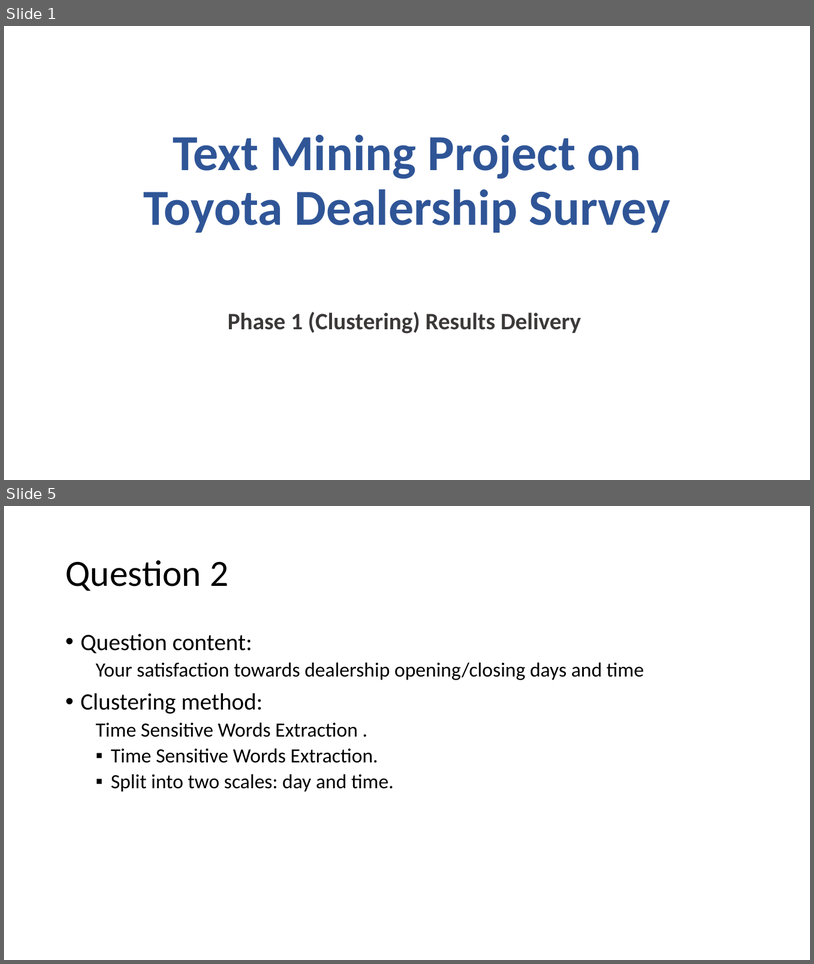
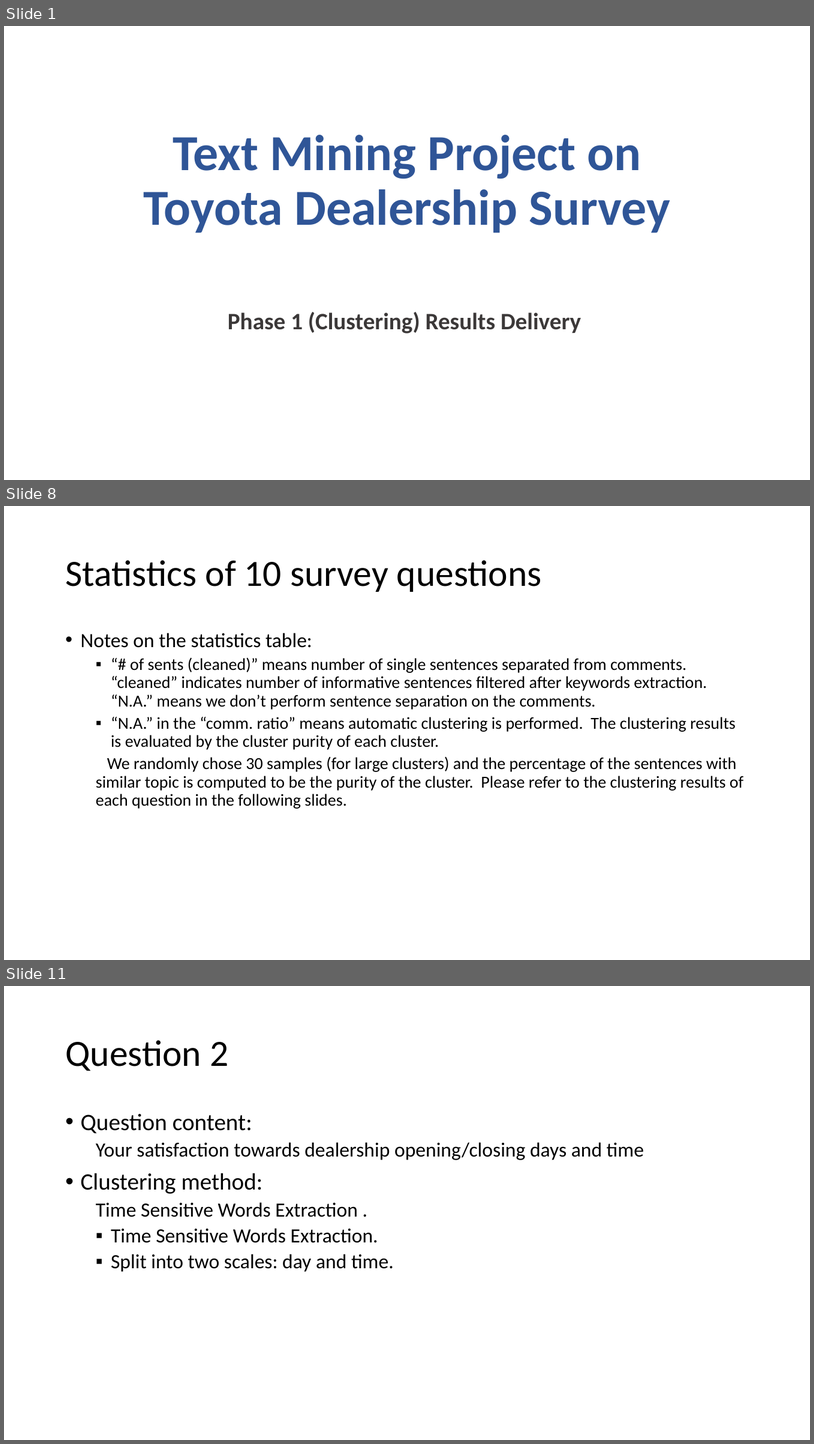
Before and after one commit to Li-Pengfei/review_clustering_Deloitte, a slide deck: Clustering_results_for_Deloitte_v1.pptx. Shown one above the other, each under a label of ours: slides 1 and 5 before the commit, slides 1, 8 and 11 after it; the slides between them are not shown. The pictures are 814x964 and 814x1444 pixels, drawn with LibreOffice and Linux fonts; fonts in the diff are those of the drawing. Boxes give left, top, right and bottom in pixels: in the first picture for what was removed or moved away, otherwise in the second. Text is boxed around its words. In the diff, an @@ line names an element or a change of style, - is before the commit and + after.

```diff
--- a/Clustering_results_for_Deloitte_v1.pptx
+++ b/Clustering_results_for_Deloitte_v1.pptx
@@ slide 8 added at [4,506,810,960], background #FFFFFF @@
@@ title added at [65,560,542,592], 44 pt, text #000000 @@
+Statistics of 10 survey questions
@@ text added at [81,633,744,808], 20 pt, text #000000 @@
+• Notes on the statistics table:
+  ▪ “# of sents (cleaned)” means number of single sentences separated from comments. “cleaned” indicates number of informative sentences filtered after keywords extraction. “N.A.” means we don’t perform sentence separation on the comments.
+  ▪ “N.A.” in the “comm. ratio” means automatic clustering is performed. The clustering results is evaluated by the cluster purity of each cluster.
+  We randomly chose 30 samples (for large clusters) and the percentage of the sentences with similar topic is computed to be the purity of the cluster. Please refer to the clustering results of each question in the following slides.
@@ what was slide 5 is now slide 11 @@
```
Also in this commit, not shown: 13 slides changed, 12 other slides added, 15 other files.
